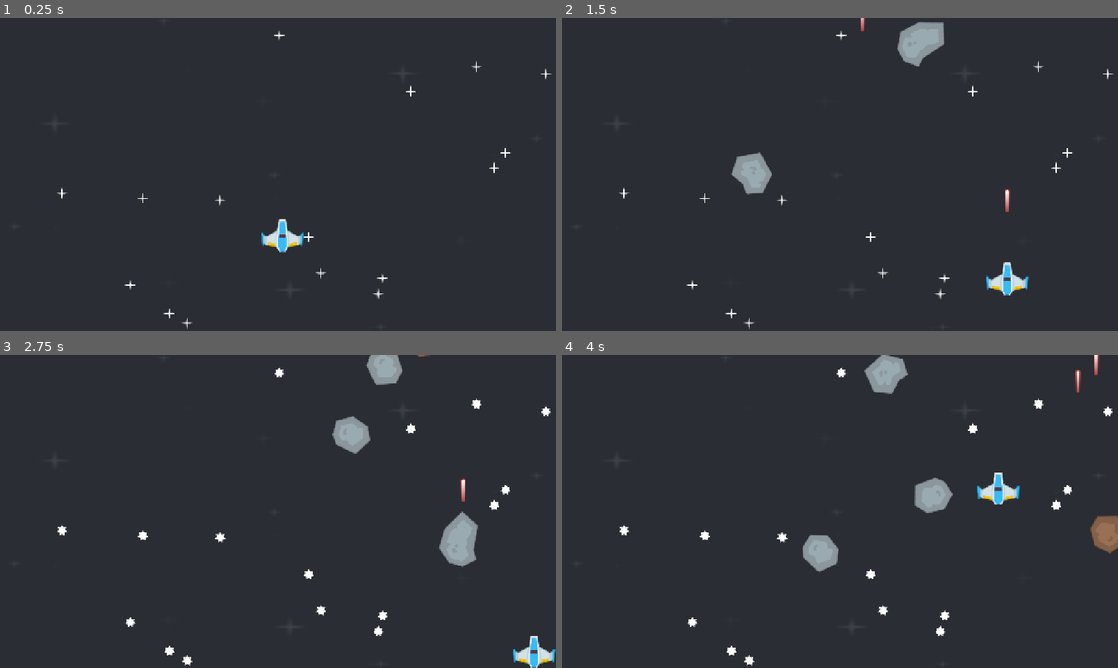
Above: before the commit, frames 1-4 (two rows, left to right).
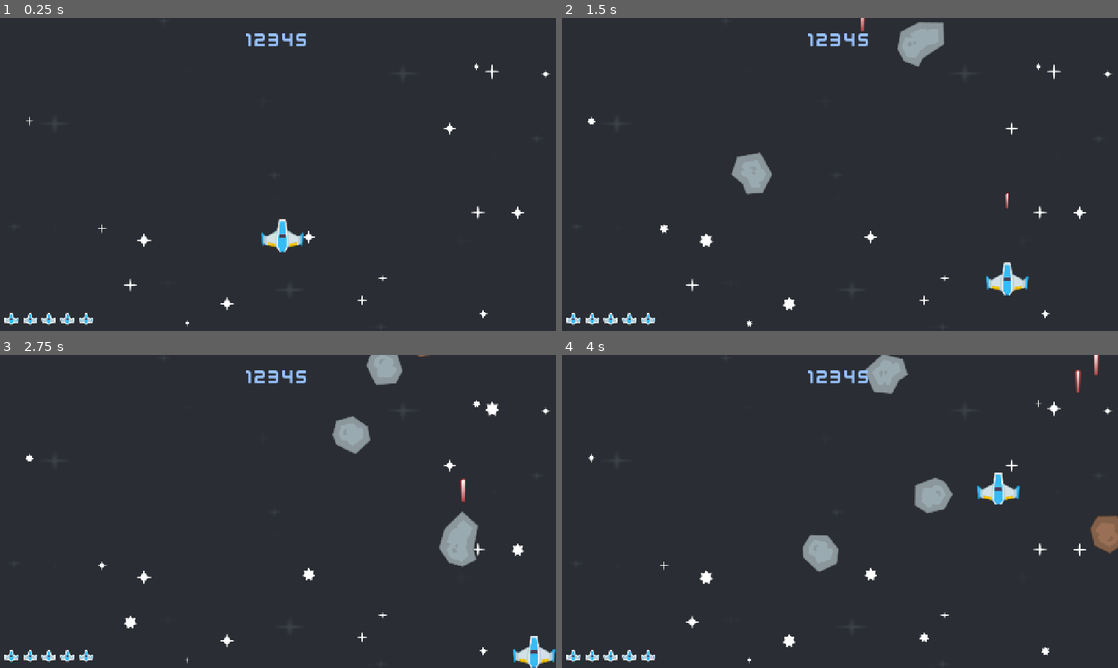
Above: after the commit, the same moments.

Repository: FrancescoRom/GodotSpacegame
Game: Godot game, scene res://scenes/level.tscn
Two runs of this game, one before a commit and one after it. Both use one fixed random seed, a clock stepped at 60 frames per second and the inputs below.
Inputs:
- Up to frame 1 (0.25 s): no input
- Up to frame 2 (1.5 s): hold D (right) 0.53-1.28 s; tap Space (shoot) at 0.6, 1.35 s; hold S (down) from 1.28 s (still down)
- Up to frame 3 (2.75 s): release S (down) at 2.03 s; hold D (right) from 2.03 s (still down); tap Space (shoot) at 2.1 s
- Up to frame 4 (4 s): release D (right) at 2.78 s; hold W (up) 2.78-3.53 s; tap Space (shoot) at 2.85, 3.6 s; hold A (left) from 3.53 s (still down)

The runs differ from the first frame. In frame 1, 1.1% of the frame differs, in the area x 0-100%, y 4-100%; in frame 2, 1.2%; in frame 3, 1.4%, in the area x 0-99%, y 4-100%; in frame 4, 1.4%.

Commit message:
added game over screen

Diff:
--- /dev/null
+++ b/scenes/game_over.tscn
@@ -0,0 +1,65 @@
+[gd_scene format=3 uid="uid://g7slo4nc5cpm"]
+
+[ext_resource type="Texture2D" uid="uid://cqlw36dpaspjp" path="res://SpaceShooterRedux/Backgrounds/blue.png" id="1_xeevv"]
+[ext_resource type="FontFile" uid="uid://bders7gs1e3fj" path="res://SpaceShooterRedux/Bonus/kenvector_future.ttf" id="2_wqhvx"]
+
+[node name="GameOver" type="Control" unique_id=183284109]
+layout_mode = 3
+anchors_preset = 15
+anchor_right = 1.0
+anchor_bottom = 1.0
+grow_horizontal = 2
+grow_vertical = 2
+
+[node name="Blue" type="Sprite2D" parent="." unique_id=119493501]
+position = Vector2(642, 356.5)
+scale = Vector2(5.015625, 2.8398435)
+texture = ExtResource("1_xeevv")
+metadata/_edit_lock_ = true
+
+[node name="CenterContainer" type="CenterContainer" parent="." unique_id=1246509200]
+layout_mode = 1
+anchors_preset = 15
+anchor_right = 1.0
+anchor_bottom = 1.0
+grow_horizontal = 2
+grow_vertical = 2
+
+[node name="VBoxContainer" type="VBoxContainer" parent="CenterContainer" unique_id=904003426]
+layout_mode = 2
+metadata/_edit_lock_ = true
+
+[node name="Label" type="Label" parent="CenterContainer/VBoxContainer" unique_id=991478038]
+layout_mode = 2
+theme_override_colors/font_color = Color(0.59607846, 0.7607843, 1, 1)
+theme_override_fonts/font = ExtResource("2_wqhvx")
+theme_override_font_sizes/font_size = 100
+text = "GAME OVER"
+horizontal_alignment = 1
+
+[node name="Label2" type="Label" parent="CenterContainer/VBoxContainer" unique_id=750019144]
+layout_mode = 2
+theme_override_fonts/font = ExtResource("2_wqhvx")
+theme_override_font_sizes/font_size = 30
+text = "Score: 0"
+horizontal_alignment = 1
+
+[node name="MarginContainer" type="MarginContainer" parent="." unique_id=753382536]
+layout_mode = 1
+anchors_preset = 7
+anchor_left = 0.5
+anchor_top = 1.0
+anchor_right = 0.5
+anchor_bottom = 1.0
+offset_left = -84.0
+offset_top = -40.0
+offset_right = 84.0
+grow_horizontal = 2
+grow_vertical = 0
+theme_override_constants/margin_bottom = 20
+
+[node name="Label" type="Label" parent="MarginContainer" unique_id=1658827920]
+layout_mode = 2
+theme_override_fonts/font = ExtResource("2_wqhvx")
+theme_override_font_sizes/font_size = 24
+text = "Press space to restart"
--- a/scenes/level.tscn
+++ b/scenes/level.tscn
@@ -6,6 +6,7 @@
 [ext_resource type="Texture2D" uid="uid://c4khnyuq4ow58" path="res://SpaceShooterRedux/PNG/Effects/star1.png" id="4_2r41h"]
 [ext_resource type="Texture2D" uid="uid://s0e7uiuvhjaq" path="res://SpaceShooterRedux/PNG/Effects/star2.png" id="5_klq6b"]
 [ext_resource type="Texture2D" uid="uid://bum401eklgs43" path="res://SpaceShooterRedux/PNG/Effects/star3.png" id="6_b121j"]
+[ext_resource type="PackedScene" uid="uid://oct7emxedxig" path="res://scenes/ui.tscn" id="7_klq6b"]
 
 [sub_resource type="SpriteFrames" id="SpriteFrames_6nexg"]
 animations = [{
@@ -40,139 +41,137 @@
 position = Vector2(640, 361)
 scale = Vector2(5.2050786, 3.033203)
 texture = ExtResource("1_u52ul")
+metadata/_edit_lock_ = true
 
 [node name="Stars" type="Node2D" parent="." unique_id=10128980]
+metadata/_edit_lock_ = true
 
 [node name="Star1" type="AnimatedSprite2D" parent="Stars" unique_id=1996784624]
 sprite_frames = SubResource("SpriteFrames_6nexg")
 autoplay = "default"
 frame_progress = 0.39816648
-speed_scale = 0.5
 
 [node name="Star2" type="AnimatedSprite2D" parent="Stars" unique_id=1042921007]
 sprite_frames = SubResource("SpriteFrames_6nexg")
 autoplay = "default"
 frame_progress = 0.39816648
-speed_scale = 0.5
 
 [node name="Star3" type="AnimatedSprite2D" parent="Stars" unique_id=1092689692]
 sprite_frames = SubResource("SpriteFrames_6nexg")
 autoplay = "default"
 frame_progress = 0.39816648
-speed_scale = 0.5
 
 [node name="Star4" type="AnimatedSprite2D" parent="Stars" unique_id=1181628179]
 sprite_frames = SubResource("SpriteFrames_6nexg")
 autoplay = "default"
 frame_progress = 0.39816648
-speed_scale = 0.5
 
 [node name="Star5" type="AnimatedSprite2D" parent="Stars" unique_id=593160343]
 sprite_frames = SubResource("SpriteFrames_6nexg")
 autoplay = "default"
 frame_progress = 0.39816648
-speed_scale = 0.5
 
 [node name="Star6" type="AnimatedSprite2D" parent="Stars" unique_id=807910733]
 sprite_frames = SubResource("SpriteFrames_6nexg")
 autoplay = "default"
 frame_progress = 0.39816648
-speed_scale = 0.5
 
 [node name="Star7" type="AnimatedSprite2D" parent="Stars" unique_id=1953431309]
 sprite_frames = SubResource("SpriteFrames_6nexg")
 autoplay = "default"
 frame_progress = 0.39816648
-speed_scale = 0.5
 
 [node name="Star8" type="AnimatedSprite2D" parent="Stars" unique_id=450631171]
 sprite_frames = SubResource("SpriteFrames_6nexg")
 autoplay = "default"
 frame_progress = 0.39816648
-speed_scale = 0.5
 
 [node name="Star9" type="AnimatedSprite2D" parent="Stars" unique_id=70776215]
 sprite_frames = SubResource("SpriteFrames_6nexg")
 autoplay = "default"
 frame_progress = 0.39816648
-speed_scale = 0.5
 
 [node name="Star10" type="AnimatedSprite2D" parent="Stars" unique_id=1007400017]
 sprite_frames = SubResource("SpriteFrames_6nexg")
 autoplay = "default"
 frame_progress = 0.39816648
-speed_scale = 0.5
 
 [node name="Star11" type="AnimatedSprite2D" parent="Stars" unique_id=854413528]
 sprite_frames = SubResource("SpriteFrames_6nexg")
 autoplay = "default"
 frame_progress = 0.39816648
-speed_scale = 0.5
 
 [node name="Star12" type="AnimatedSprite2D" parent="Stars" unique_id=1251644709]
 sprite_frames = SubResource("SpriteFrames_6nexg")
 autoplay = "default"
 frame_progress = 0.39816648
-speed_scale = 0.5
 
 [node name="Star13" type="AnimatedSprite2D" parent="Stars" unique_id=76279242]
 sprite_frames = SubResource("SpriteFrames_6nexg")
 autoplay = "default"
 frame_progress = 0.39816648
-speed_scale = 0.5
 
 [node name="Star14" type="AnimatedSprite2D" parent="Stars" unique_id=1267531236]
 sprite_frames = SubResource("SpriteFrames_6nexg")
 autoplay = "default"
 frame_progress = 0.39816648
-speed_scale = 0.5
 
 [node name="Star15" type="AnimatedSprite2D" parent="Stars" unique_id=1250959756]
 sprite_frames = SubResource("SpriteFrames_6nexg")
 autoplay = "default"
 frame_progress = 0.39816648
-speed_scale = 0.5
 
 [node name="Star16" type="AnimatedSprite2D" parent="Stars" unique_id=26377896]
 sprite_frames = SubResource("SpriteFrames_6nexg")
 autoplay = "default"
 frame_progress = 0.39816648
-speed_scale = 0.5
 
 [node name="Player" parent="." unique_id=1543774411 instance=ExtResource("2_vonw3")]
 position = Vector2(644, 520)
+metadata/_edit_lock_ = true
 
 [node name="Borders" type="Node2D" parent="." unique_id=1607345417]
+metadata/_edit_lock_ = true
 
 [node name="StaticBody2D" type="StaticBody2D" parent="Borders" unique_id=1345743444]
 collision_layer = 4
+metadata/_edit_lock_ = true
 
 [node name="RightWall" type="CollisionShape2D" parent="Borders/StaticBody2D" unique_id=409622812]
 position = Vector2(1291, 360)
 shape = SubResource("RectangleShape2D_6nexg")
+metadata/_edit_lock_ = true
 
 [node name="LeftWall" type="CollisionShape2D" parent="Borders/StaticBody2D" unique_id=1670227145]
 position = Vector2(-11, 359)
 shape = SubResource("RectangleShape2D_6nexg")
+metadata/_edit_lock_ = true
 
 [node name="StaticBody2D2" type="StaticBody2D" parent="Borders" unique_id=2073960102]
 collision_layer = 4
+metadata/_edit_lock_ = true
 
 [node name="BottomWall" type="CollisionShape2D" parent="Borders/StaticBody2D2" unique_id=2146774662]
 position = Vector2(642.25, 730)
 shape = SubResource("RectangleShape2D_ip3m2")
+metadata/_edit_lock_ = true
 
 [node name="TopWall" type="CollisionShape2D" parent="Borders/StaticBody2D2" unique_id=1253981974]
 position = Vector2(639, -10)
 shape = SubResource("RectangleShape2D_r157h")
+metadata/_edit_lock_ = true
 
 [node name="MeteorTimer" type="Timer" parent="." unique_id=1144877940]
 wait_time = 0.5
 autostart = true
 
 [node name="Meteors" type="Node2D" parent="." unique_id=94286204]
+metadata/_edit_lock_ = true
 
 [node name="Lasers" type="Node2D" parent="." unique_id=902170224]
+metadata/_edit_lock_ = true
+
+[node name="UI" parent="." unique_id=530307997 instance=ExtResource("7_klq6b")]
 
 [connection signal="laser" from="Player" to="." method="_on_player_laser"]
 [connection signal="timeout" from="MeteorTimer" to="." method="_on_meteor_timer_timeout"]
--- /dev/null
+++ b/scenes/ui.tscn
@@ -0,0 +1,63 @@
+[gd_scene format=3 uid="uid://oct7emxedxig"]
+
+[ext_resource type="FontFile" uid="uid://bbl877t5psqle" path="res://SpaceShooterRedux/Bonus/kenvector_future_thin.ttf" id="1_x4jx1"]
+[ext_resource type="Texture2D" uid="uid://dk1x230lvxjab" path="res://SpaceShooterRedux/PNG/UI/playerLife1_blue.png" id="2_yev5y"]
+
+[node name="UI" type="CanvasLayer" unique_id=530307997]
+
+[node name="MarginContainer" type="MarginContainer" parent="." unique_id=1151997247]
+anchors_preset = 5
+anchor_left = 0.5
+anchor_right = 0.5
+offset_left = -65.5
+offset_right = 65.5
+offset_bottom = 45.0
+grow_horizontal = 2
+theme_override_constants/margin_top = 25
+
+[node name="Label" type="Label" parent="MarginContainer" unique_id=1117272528]
+layout_mode = 2
+size_flags_horizontal = 0
+theme_override_colors/font_color = Color(0.5974725, 0.7621356, 1, 1)
+theme_override_fonts/font = ExtResource("1_x4jx1")
+theme_override_font_sizes/font_size = 45
+text = "12345"
+horizontal_alignment = 1
+
+[node name="MarginContainer2" type="MarginContainer" parent="." unique_id=1596380383]
+anchors_preset = 2
+anchor_top = 1.0
+anchor_bottom = 1.0
+offset_top = -40.0
+offset_right = 205.0
+grow_vertical = 0
+theme_override_constants/margin_left = 10
+
+[node name="HBoxContainer" type="HBoxContainer" parent="MarginContainer2" unique_id=1560816047]
+layout_mode = 2
+theme_override_constants/separation = 10
+
+[node name="TextureRect" type="TextureRect" parent="MarginContainer2/HBoxContainer" unique_id=3263389]
+layout_mode = 2
+texture = ExtResource("2_yev5y")
+stretch_mode = 2
+
+[node name="TextureRect2" type="TextureRect" parent="MarginContainer2/HBoxContainer" unique_id=679426785]
+layout_mode = 2
+texture = ExtResource("2_yev5y")
+stretch_mode = 2
+
+[node name="TextureRect3" type="TextureRect" parent="MarginContainer2/HBoxContainer" unique_id=1522064644]
+layout_mode = 2
+texture = ExtResource("2_yev5y")
+stretch_mode = 2
+
+[node name="TextureRect4" type="TextureRect" parent="MarginContainer2/HBoxContainer" unique_id=439970679]
+layout_mode = 2
+texture = ExtResource("2_yev5y")
+stretch_mode = 2
+
+[node name="TextureRect5" type="TextureRect" parent="MarginContainer2/HBoxContainer" unique_id=1142985542]
+layout_mode = 2
+texture = ExtResource("2_yev5y")
+stretch_mode = 2
--- a/scripts/laser.gd
+++ b/scripts/laser.gd
@@ -2,6 +2,10 @@
 
 @export var speed: int = 500
 
+func _ready() -> void:
+	var tween = create_tween()
+	tween.tween_property($RedLaser, 'scale', Vector2(1, 1), 0.2).from(Vector2(0, 0))
+
 # Called every frame. 'delta' is the elapsed time since the previous frame.
 func _process(delta: float) -> void:
 	position.y -= speed * delta
--- a/scripts/level.gd
+++ b/scripts/level.gd
@@ -6,15 +6,22 @@
 var laser_scene: PackedScene = load ("res://scenes/laser.tscn")
 
 func _ready() -> void:
-	#stars
+	# stars
 	var size = get_viewport().get_visible_rect().size
 	var rng := RandomNumberGenerator.new()
 
 	for star in $Stars.get_children():
-		#position
-		var random_x = rng.randi_range(0, size.x)
-		var random_y = rng.randi_range(0, size.y)
+		# position
+		var random_x = rng.randi_range(0, int(size.x))
+		var random_y = rng.randi_range(0, int(size.y))
 		star.position = Vector2(random_x, random_y)
+
+		# scale
+		var random_scale = rng.randf_range(0.5, 1.5)
+		star.scale = Vector2(random_scale, random_scale)
+
+		# animation speed
+		star.speed_scale = rng.randf_range(0.4, 1.2)
 
 func _on_meteor_timer_timeout() -> void:
 	var meteor = meteor_scene.instantiate()
